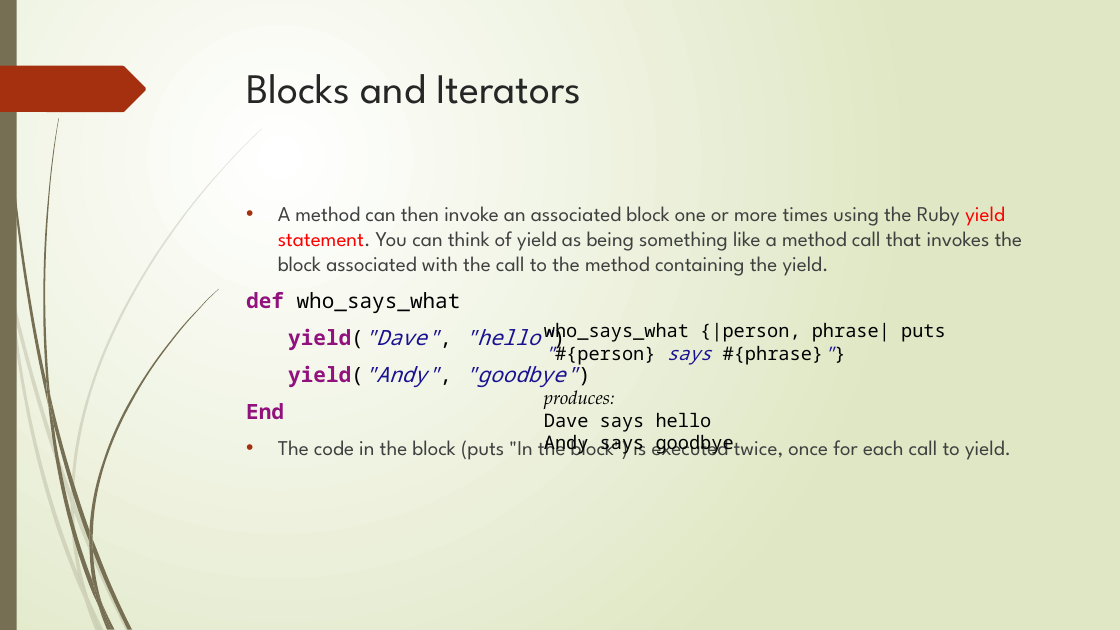
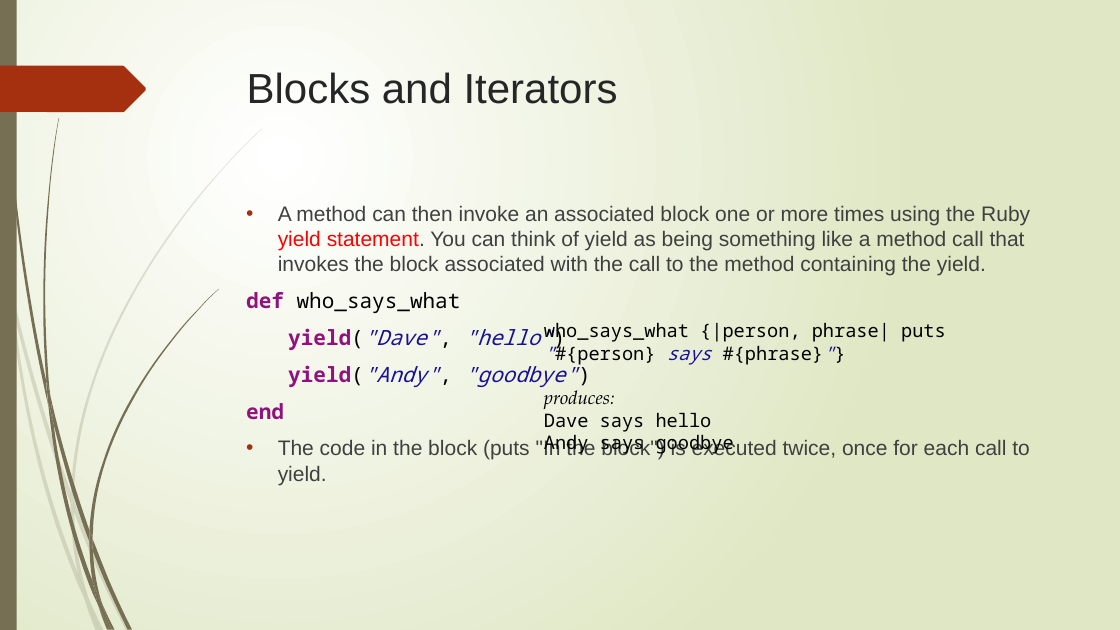
Before and after one commit to angelmoralesb/Fedesoft, a slide deck: slide 18 of ProyectoRuby/Libros/PresentacionRuby.pptx. Drawn at 1120x630 pixels with LibreOffice and Linux fonts; fonts in the diff are those of the drawing. Boxes give left, top, right and bottom in pixels: in the first picture for what was removed or moved away, otherwise in the second. Text is boxed around its words. In the diff, an @@ line names an element or a change of style, - is before the commit and + after.

```diff
--- a/ProyectoRuby/Libros/PresentacionRuby.pptx
+++ b/ProyectoRuby/Libros/PresentacionRuby.pptx
@@ title "Blocks and Iterators" at box(247, 72, 618, 104): font League Spartan to Arial @@
@@ text at box(246, 205, 1030, 485): text changed @@
-End
+end
@@ text at box(278, 205, 1030, 485): font League Spartan to Arial in "A method can then invoke an associated ...", "The code in the block (puts "In ..." @@
```
Also in this commit, not shown: 52 other slides changed, 4 other files.
